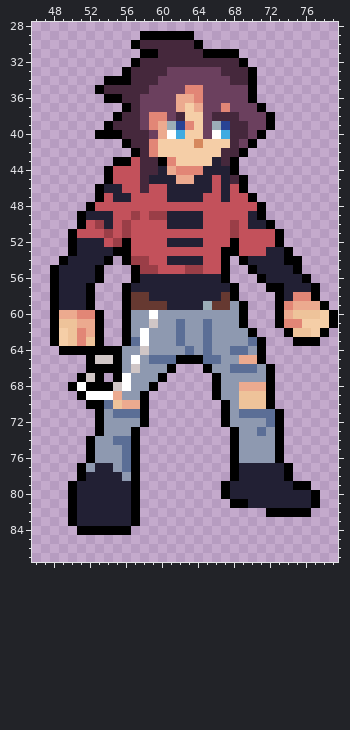
File history of a sprite sheet, libs/game-client/assets/units/placeholder.png. That is the earlier state.
The file is 128x128 pixels. Shown: x 46..79, y 28..87.
The result:
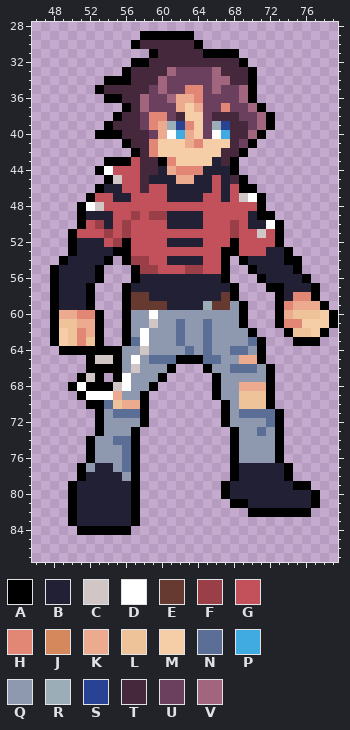
Palette (. is transparent): A #000000  B #222034  C #d0c6c6  D #ffffff  E #663931  F #9a3e47  G #c3515b  H #e28676  J #d6885d  K #ecaa8f  L #eec39a  M #f5cea7  N #5b6e96  P #40abe1  Q #8e99b0  R #9badb7  S #284394  T #45283c  U #6b405e  V #a1657e
Edits made:
y 31: x 58 A -> .
y 32: x 58 T -> A
y 33: x 61 U -> V; x 66 U -> V
y 34: x 60 U -> V; x 66..67 UU -> VV
y 35: x 60 U -> V; x 66 U -> V; x 69 U -> V
y 36: x 58 U -> V; x 61 U -> V; x 69 U -> V
y 37: x 58 U -> V; x 70 U -> V
y 38..39: x 71 U -> V
y 40: x 63 M -> K; x 70 U -> V
y 41: x 63..64 MJ -> KH
y 43: x 54 . -> A
y 44: x 53..54 .A -> AD
y 45: x 55 G -> C
y 46: x 70 . -> A
y 47: x 52..53 .A -> AG; x 69..71 GA. -> CDA
y 48: x 51..53 .AG -> ADC
y 49: x 72 . -> A
y 50: x 72..73 A. -> DA
y 51: x 71 G -> C
y 82: x 70..71 .. -> AA
Changed places in both pictures, as pixel boxes (x1, y1, x2, y2):
changed: (140, 49, 266, 148)
changed: (77, 157, 122, 211)
changed: (239, 184, 284, 238)
added: (248, 508, 266, 517)
